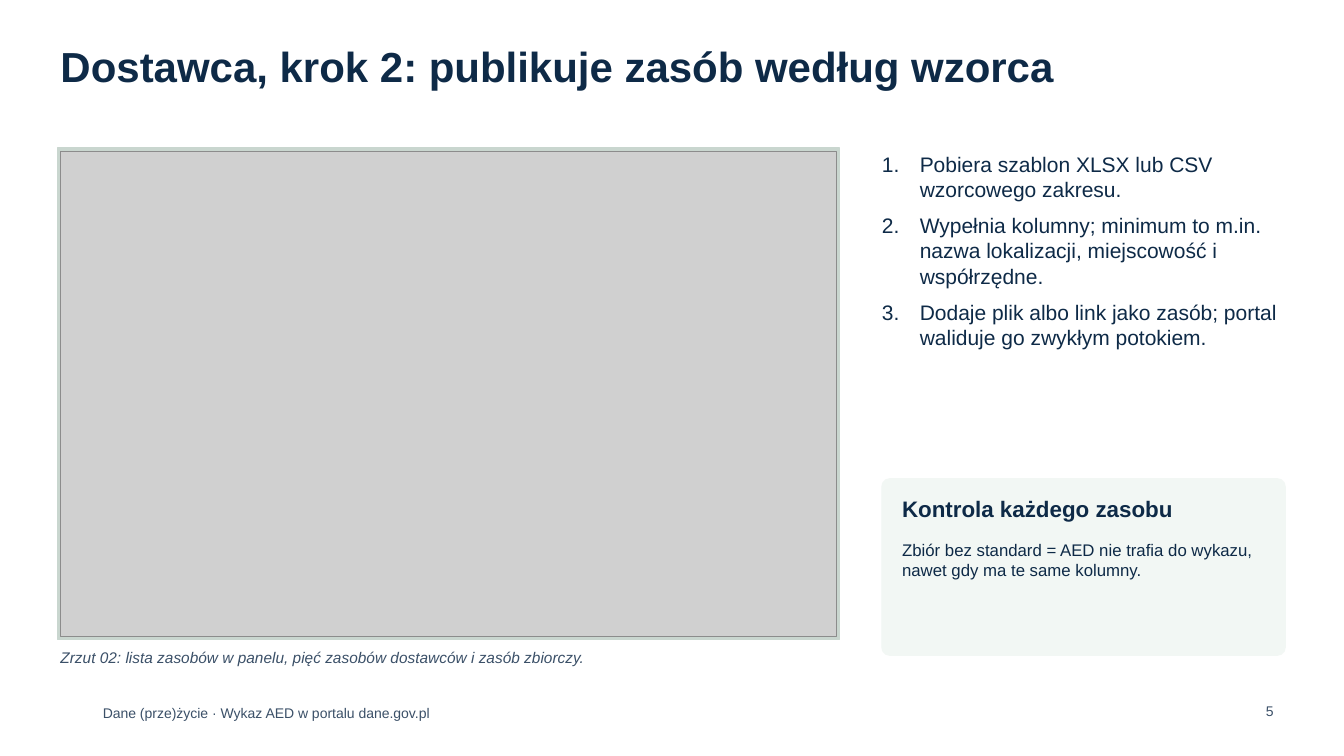
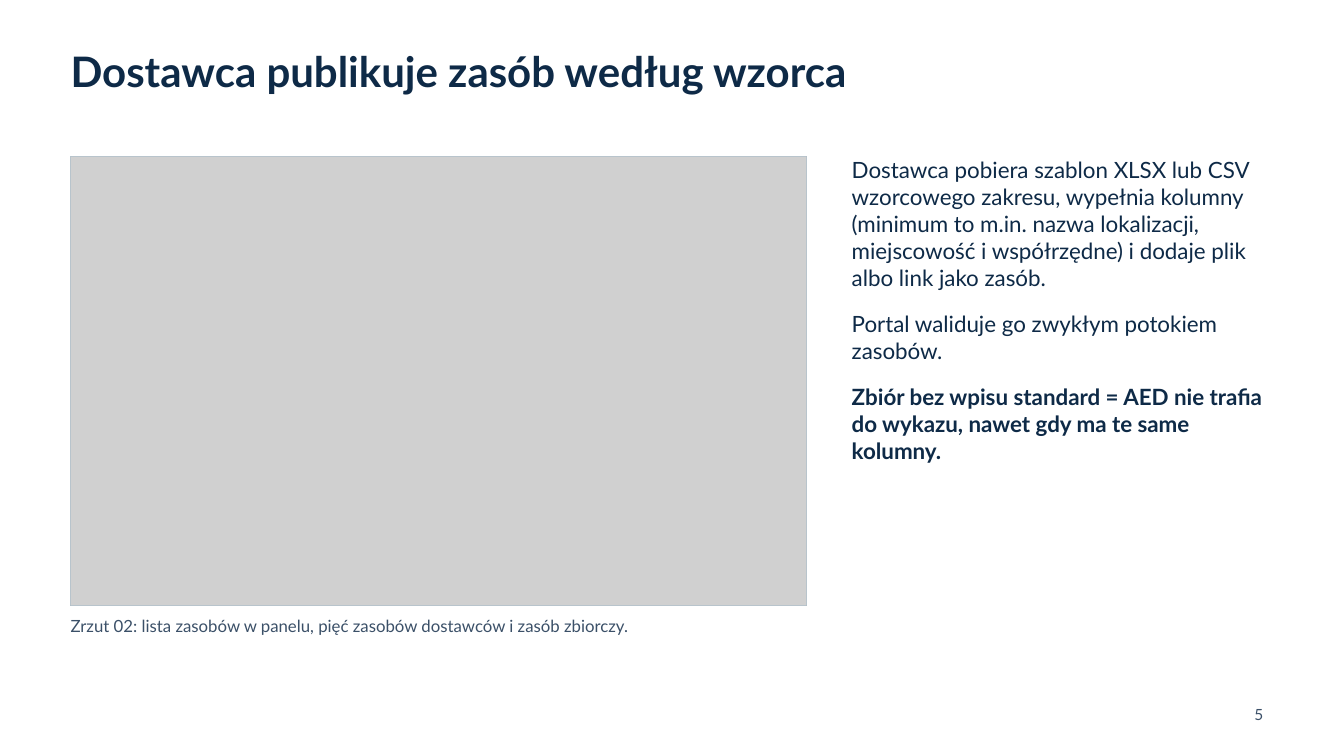
Before and after one commit to Bleidhu/Hack_Nation_2026_Open_AED, a slide deck: slide 5 of ZGLOSZENIE/prezentacja/dane_przezycie_prezentacja.pptx. Drawn at 1344x756 pixels with LibreOffice and Linux fonts; fonts in the diff are those of the drawing; grey boxes stand for pictures; background and template pictures are left out. Boxes give left, top, right and bottom in pixels: in the first picture for what was removed or moved away, otherwise in the second. Text is boxed around its words. In the diff, an @@ line names an element or a change of style, - is before the commit and + after.

Commit message:
Prezentacja, księga znaku i prototyp: mniej szablonowego wyglądu
Prezentacja: różne kompozycje slajdów zamiast siatek kart i rzędów kafelków, krój Atkinson Hyperlegible zamiast Arial, bez stopki na każdym slajdzie.
Księga znaku: bez etykietek nad nagłówkami, mniej zaokrąglonych ramek.
Prototyp: numery sekcji jako zwykły tekst. Odświeżona paczka ZGLOSZENIE/.

```diff
--- a/ZGLOSZENIE/prezentacja/dane_przezycie_prezentacja.pptx
+++ b/ZGLOSZENIE/prezentacja/dane_przezycie_prezentacja.pptx
@@ title at bbox=[71, 55, 846, 95]: text changed; font Arial to Lato @@
-Dostawca, krok 2: publikuje zasób według wzorca
+Dostawca publikuje zasób według wzorca
@@ picture: place and size @@
-picture at bbox=[60, 151, 837, 636]
+picture at bbox=[71, 156, 807, 606]
@@ rectangle: place and size @@
-rectangle at bbox=[57, 148, 840, 639]
+rectangle at bbox=[71, 156, 807, 606]
@@ rectangle at bbox=[71, 156, 807, 606]: fill #C9D6CF to none; outline #C9D6CF 1 pt to #B8C4CC 0.75 pt @@
@@ text at bbox=[852, 161, 1262, 463]: text changed; size 15 to 16 pt; font Arial to Lato @@
-1. Pobiera szablon XLSX lub CSV wzorcowego zakresu.
-2. Wypełnia kolumny; minimum to m.in. nazwa lokalizacji, miejscowość i współrzędne.
-3. Dodaje plik albo link jako zasób; portal waliduje go zwykłym potokiem.
+Dostawca pobiera szablon XLSX lub CSV wzorcowego zakresu, wypełnia kolumny (minimum to m.in. nazwa lokalizacji, miejscowość i współrzędne) i dodaje plik albo link jako zasób.
+Portal waliduje go zwykłym potokiem zasobów.
+Zbiór bez wpisu standard = AED nie trafia do wykazu, nawet gdy ma te same kolumny.
@@ rounded rectangle removed at bbox=[882, 479, 1286, 655] @@
@@ text removed at bbox=[902, 500, 1173, 522] @@
-Kontrola każdego zasobu
@@ text removed at bbox=[902, 543, 1252, 580] @@
-Zbiór bez standard = AED nie trafia do wykazu, nawet gdy ma te same kolumny.
@@ text "Zrzut 02: lista zasobów w ...": place and size @@
-text "Zrzut 02: lista zasobów w ..." at bbox=[60, 651, 584, 666]
+text "Zrzut 02: lista zasobów w ..." at bbox=[71, 619, 628, 635]
@@ text "Zrzut 02: lista zasobów w ..." at bbox=[71, 619, 628, 635]: size 11 to 12 pt, font Arial to Lato, italic off; more space between paragraphs @@
@@ text removed at bbox=[103, 708, 430, 721] @@
-Dane (prze)życie · Wykaz AED w portalu dane.gov.pl
@@ page number: place and size @@
-page number at bbox=[1266, 706, 1274, 716]
+page number at bbox=[1254, 709, 1263, 720]
@@ page number at bbox=[1254, 709, 1263, 720]: size 10 to 11 pt, font Arial to Lato @@
```
Also in this commit, not shown: 13 other slides changed, 12 other files.
